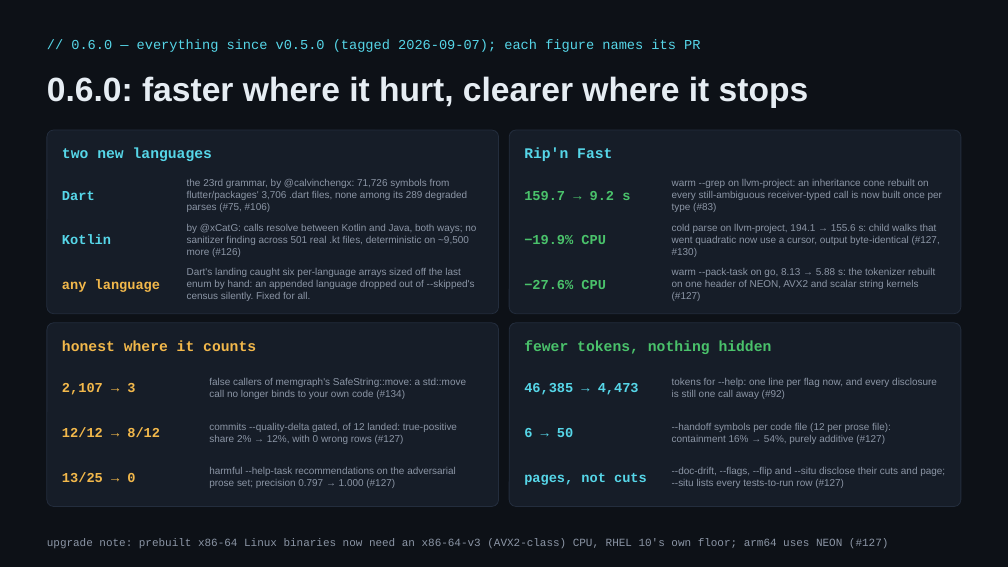
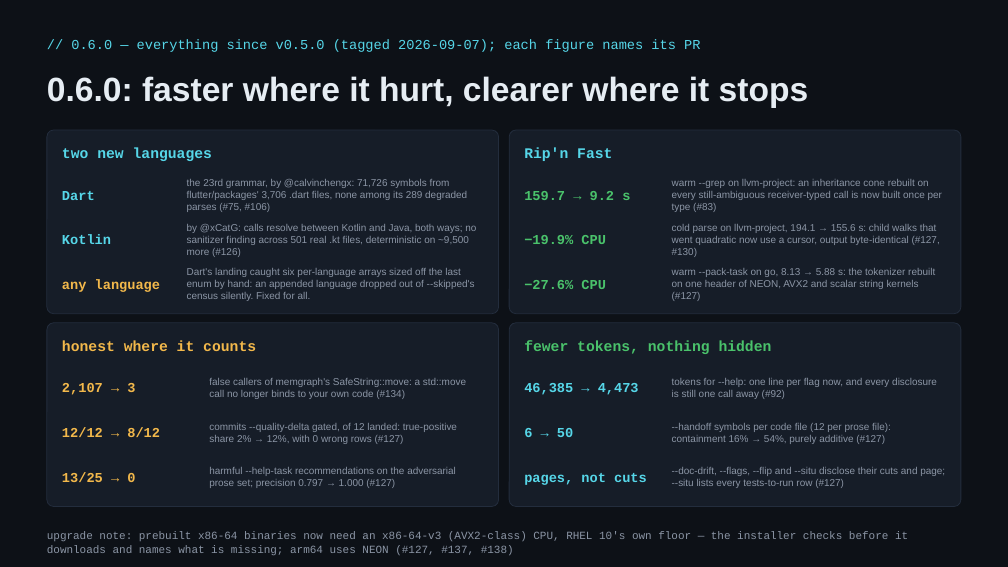
Before and after one commit to andriytyurnikov/ripwire, a slide deck: slide 9 of present/ripwire-showcase.pptx. Drawn at 1008x567 pixels with LibreOffice and Linux fonts; fonts in the diff are those of the drawing. Boxes give left, top, right and bottom in pixels: in the first picture for what was removed or moved away, otherwise in the second. Text is boxed around its words. In the diff, an @@ line names an element or a change of style, - is before the commit and + after.

```diff
--- a/present/ripwire-showcase.pptx
+++ b/present/ripwire-showcase.pptx
@@ text at (47,532,908,555): text changed @@
-upgrade note: prebuilt x86-64 Linux binaries now need an x86-64-v3 (AVX2-class) CPU, RHEL 10's own floor; arm64 uses NEON (#127)
+upgrade note: prebuilt x86-64 binaries now need an x86-64-v3 (AVX2-class) CPU, RHEL 10's own floor — the installer checks before it downloads and names what is missing; arm64 uses NEON (#127, #137, #138)
```
Also in this commit, not shown: 9 other slides changed, 2 other files.
